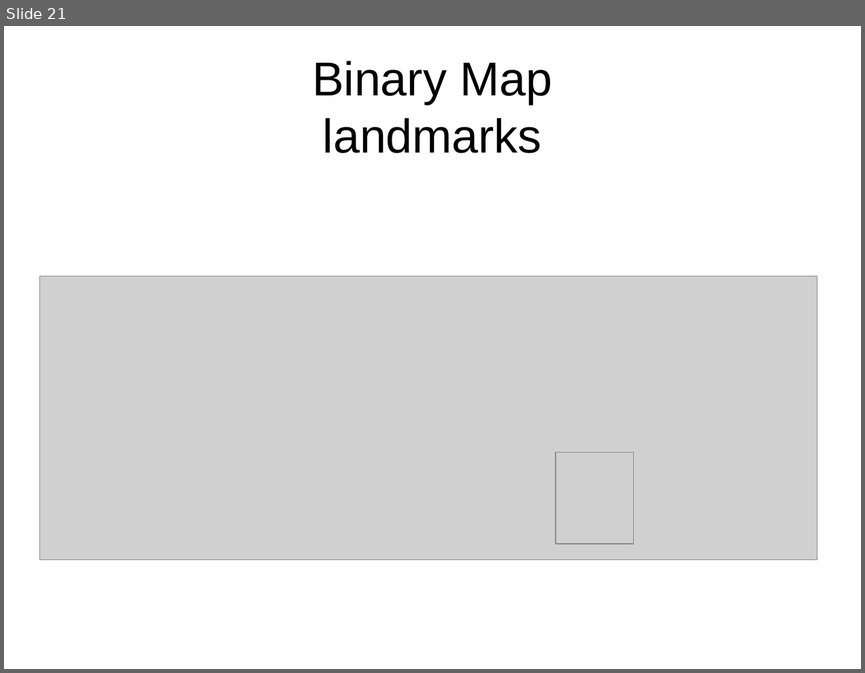
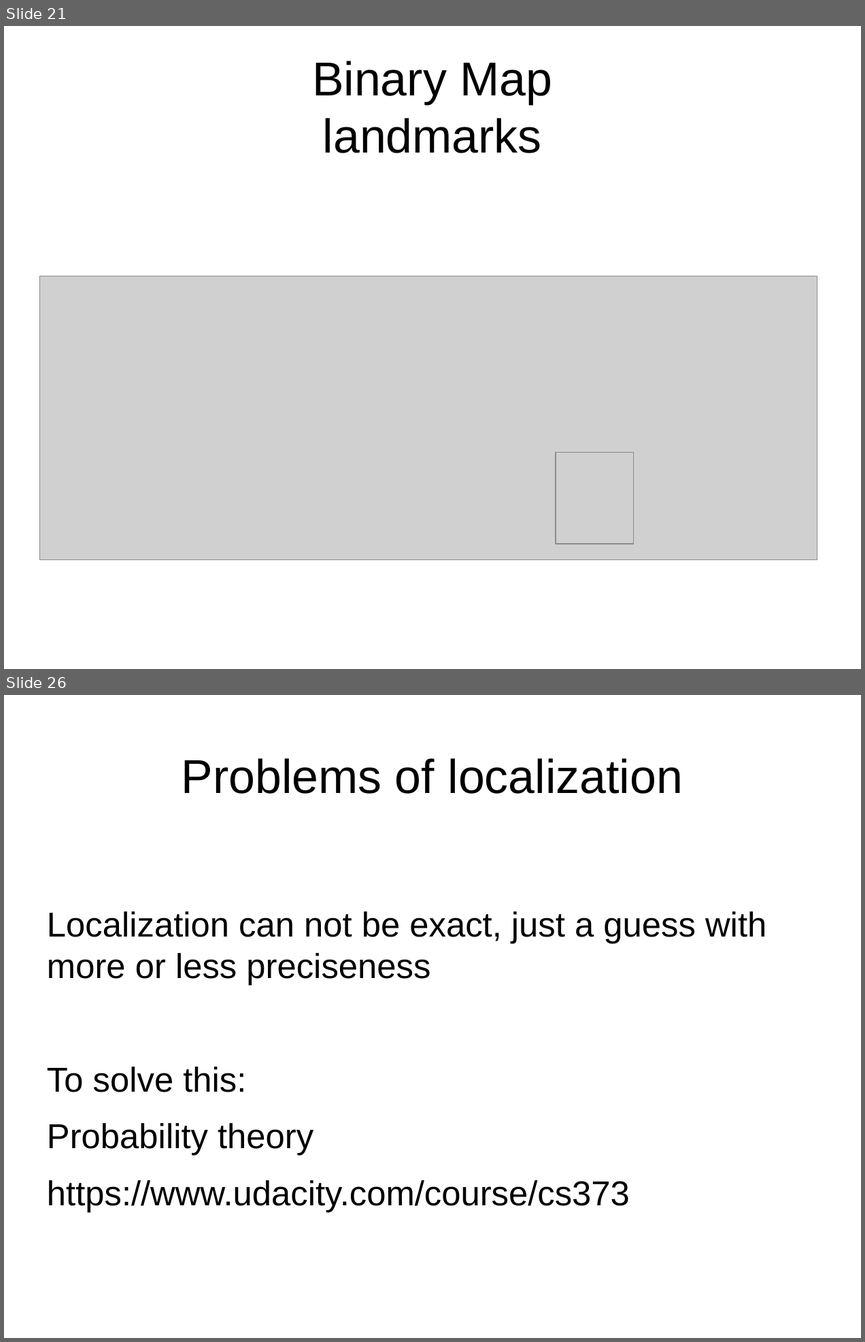
Before and after one commit to peterborkuti/english, a slide deck: robotlocalization/robotlocalization_02.odp. Shown one above the other, each under a label of ours: slide 21 before the commit, slides 21 and 26 after it; the slides between them are not shown. The pictures are 865x673 and 865x1342 pixels, drawn with LibreOffice and Linux fonts; fonts in the diff are those of the drawing; grey boxes stand for pictures. Boxes give left, top, right and bottom in pixels: in the first picture for what was removed or moved away, otherwise in the second. Text is boxed around its words. In the diff, an @@ line names an element or a change of style, - is before the commit and + after.

```diff
--- a/robotlocalization/robotlocalization_02.odp
+++ b/robotlocalization/robotlocalization_02.odp
@@ slide 26 added at (x1=4, y1=695, x2=861, y2=1338), background #FFFFFF @@
@@ title added at (x1=181, y1=758, x2=683, y2=794), 44 pt, text #000000 @@
+Problems of localization
@@ text added at (x1=47, y1=911, x2=766, y2=1212), 32 pt, text #000000 @@
+Localization can not be exact, just a guess with more or less preciseness
+To solve this:
+Probability theory
+https://www.udacity.com/course/cs373
```
Also in this commit, not shown: 1 slide changed, 18 other slides added, 1 other file.
